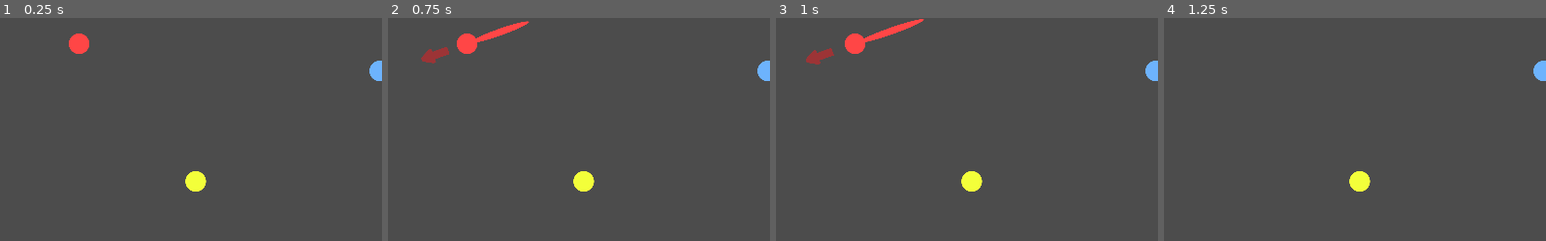
Above: before the commit, frames 1-4 (left to right).
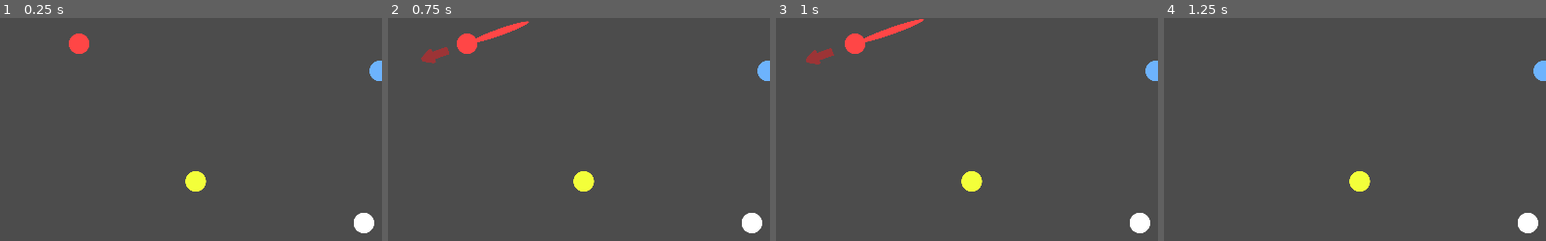
Above: after the commit, the same moments.

Repository: petey3/black-hole-fun
Game: Godot game, scene res://GodPoolGame/TestScenes/BallTest.tscn
Same seed, same stepped clock (60 frames per second), same inputs: the game is played once before the commit and once after it.
Inputs (mouse positions are % of the whole screen's width and height, from its top left):
- Up to frame 1 (0.25 s): no input
- Up to frame 2 (0.75 s): tap Enter (ui_accept) at 0.5 s; drag from (34, 42) to (59, 27) at 0.52 s
- Up to frame 3 (1 s): no input
- Up to frame 4 (1.25 s): no input
The pictures show only the part of the screen within x 24-74%, y 36-86%; the shares and areas given below are measured in that part.

The runs differ from the first frame. In frame 1, 0.4% of the frame differs, in the area x 92-98%, y 87-97%; in frame 2, 0.4%; in frame 3, 0.4%; in frame 4, 0.4%.

Commit message:
Add a black hole

Diff:
--- a/GodPoolGame/TestScenes/BallTest.gd
+++ b/GodPoolGame/TestScenes/BallTest.gd
@@ -1,3 +1,6 @@
 extends Node2D
 
 onready var player_ball = $PlayerBall
+
+func _on_BlackHole_swallow_ball(ball):
+	ball.queue_free()
--- a/GodPoolGame/TestScenes/BallTest.tscn
+++ b/GodPoolGame/TestScenes/BallTest.tscn
@@ -1,7 +1,8 @@
-[gd_scene load_steps=5 format=2]
+[gd_scene load_steps=6 format=2]
 
 [ext_resource path="res://GodPoolGame/TestSubjects/TestBall.tscn" type="PackedScene" id=1]
 [ext_resource path="res://GodPoolGame/TestScenes/BallTest.gd" type="Script" id=3]
+[ext_resource path="res://GodPoolGame/TestSubjects/BlackHole.tscn" type="PackedScene" id=4]
 
 [sub_resource type="RectangleShape2D" id=1]
 extents = Vector2( 10, 300 )
@@ -12,17 +13,20 @@
 [node name="BallTest" type="Node2D"]
 script = ExtResource( 3 )
 
-[node name="PlayerBall" parent="." instance=ExtResource( 1 )]
+[node name="PlayerBall" parent="." groups=["Balls"] instance=ExtResource( 1 )]
 modulate = Color( 1, 0.277344, 0.277344, 1 )
 position = Vector2( 358, 257 )
 
-[node name="TestBall2" parent="." instance=ExtResource( 1 )]
+[node name="TestBall2" parent="." groups=["Balls"] instance=ExtResource( 1 )]
 modulate = Color( 0.431373, 0.705882, 0.996078, 1 )
 position = Vector2( 755, 293 )
 
-[node name="TestBall3" parent="." instance=ExtResource( 1 )]
+[node name="TestBall3" parent="." groups=["Balls"] instance=ExtResource( 1 )]
 modulate = Color( 0.956863, 1, 0.231373, 1 )
 position = Vector2( 512, 439 )
+
+[node name="BlackHole" parent="." instance=ExtResource( 4 )]
+position = Vector2( 734, 494 )
 
 [node name="Level" type="Node2D" parent="."]
 
@@ -50,4 +54,6 @@
 position = Vector2( 516, 603 )
 shape = SubResource( 2 )
 
+[connection signal="swallow_ball" from="BlackHole" to="." method="_on_BlackHole_swallow_ball"]
+
 [editable path="PlayerBall"]
--- /dev/null
+++ b/GodPoolGame/TestSubjects/BlackHole.gd
@@ -0,0 +1,29 @@
+extends RigidBody2D
+
+signal swallow_ball(Ball)
+
+export (float) var strength = 100
+export (float) var influence = 1000
+export (float) var dead_zone = 5
+export (float) var kill_zone_radius = 10
+
+
+func _ready():
+	pass
+
+
+func _physics_process(delta):
+	var balls = get_tree().get_nodes_in_group('Balls')
+	for ball in balls:
+		var direction = position.direction_to(ball.position)
+		var sq_magnitude = position.distance_squared_to(ball.position)
+
+		if sq_magnitude < kill_zone_radius * kill_zone_radius:
+			emit_signal("swallow_ball", ball)
+
+		var output_magnitude = (1 / (sq_magnitude + influence)) * (influence * strength)
+		if output_magnitude < dead_zone:
+			output_magnitude = 0
+
+		var motion_vector = -output_magnitude * direction
+		ball.apply_central_impulse(motion_vector)
--- /dev/null
+++ b/GodPoolGame/TestSubjects/BlackHole.tscn
@@ -0,0 +1,20 @@
+[gd_scene load_steps=4 format=2]
+
+[ext_resource path="res://Assets/test-ball.png" type="Texture" id=1]
+[ext_resource path="res://GodPoolGame/TestSubjects/BlackHole.gd" type="Script" id=2]
+
+[sub_resource type="PhysicsMaterial" id=2]
+friction = 0.3
+bounce = 0.69
+
+[node name="BlackHole" type="RigidBody2D"]
+mode = 1
+mass = 65535.0
+physics_material_override = SubResource( 2 )
+gravity_scale = 0.0
+continuous_cd = 1
+script = ExtResource( 2 )
+
+[node name="Sprite" type="Sprite" parent="."]
+scale = Vector2( 0.3, 0.3 )
+texture = ExtResource( 1 )
--- a/GodPoolGame/TestSubjects/TestBall.gd
+++ b/GodPoolGame/TestSubjects/TestBall.gd
@@ -1,7 +1,5 @@
 extends RigidBody2D
 
-
-export (float) var force_max = 30
 
 var velocity = Vector2.ZERO
 var direction = Vector2.ZERO
@@ -17,9 +15,8 @@
 func _process(delta):
 	rotation = 0
 
-func _on_PullBackComponent_pull_back_released(direction, power_ratio):
-	var force = power_ratio * force_max
-	apply_impulse(Vector2.ZERO, direction * force)
+func _on_PullBackComponent_pull_back_released(force):
+	apply_impulse(Vector2.ZERO, force)
 	pointer_sprite.visible = false
 	pointer_sprite.rotation = 0
 	pull_back_trail_container.visible = false
@@ -45,7 +42,7 @@
 
 	var length: float = Vector2.ZERO.distance_to(direction)
 	var angle = Vector2.ZERO.angle_to_point(direction) - 1.5708
-#	print(length)
+	print(length)
 	pull_back_trail_container.scale = Vector2(.1, length/100)
 	pull_back_trail_container.rotation = angle
 	pull_back_trail_container.position = - direction * .5
--- a/PullBackComponent.gd
+++ b/PullBackComponent.gd
@@ -2,10 +2,11 @@
 class_name PullBackComponent
 
 signal pull_back_started()
-signal pull_back_released(direction, power_ratio)
-signal pulling_back(direction, power_ratio)
+signal pull_back_released(force)
+signal pulling_back(force, power_ratio)
 
 export (float) var max_power_distance = 100
+export (float) var force_multiplier = 30
 
 var down_position = Vector2.ZERO
 var up_position = Vector2.ZERO
@@ -29,7 +30,6 @@
 		elif is_pulling_back and not event.pressed:
 			up_position = event.position
 			is_pulling_back = false
-			var direction: Vector2 = down_position - up_position
-			direction = direction.limit_length(max_power_distance)
-			var ratio = direction.length() / max_power_distance
-			emit_signal("pull_back_released", direction, ratio)
+			var force: Vector2 = down_position - up_position
+			force = force.limit_length(max_power_distance)
+			emit_signal("pull_back_released", force * force_multiplier)
